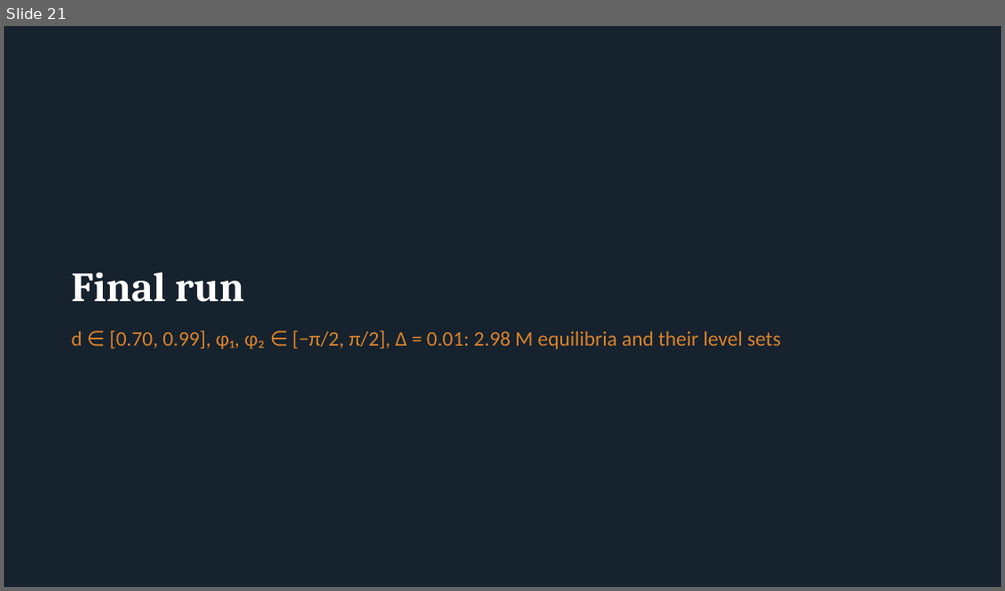
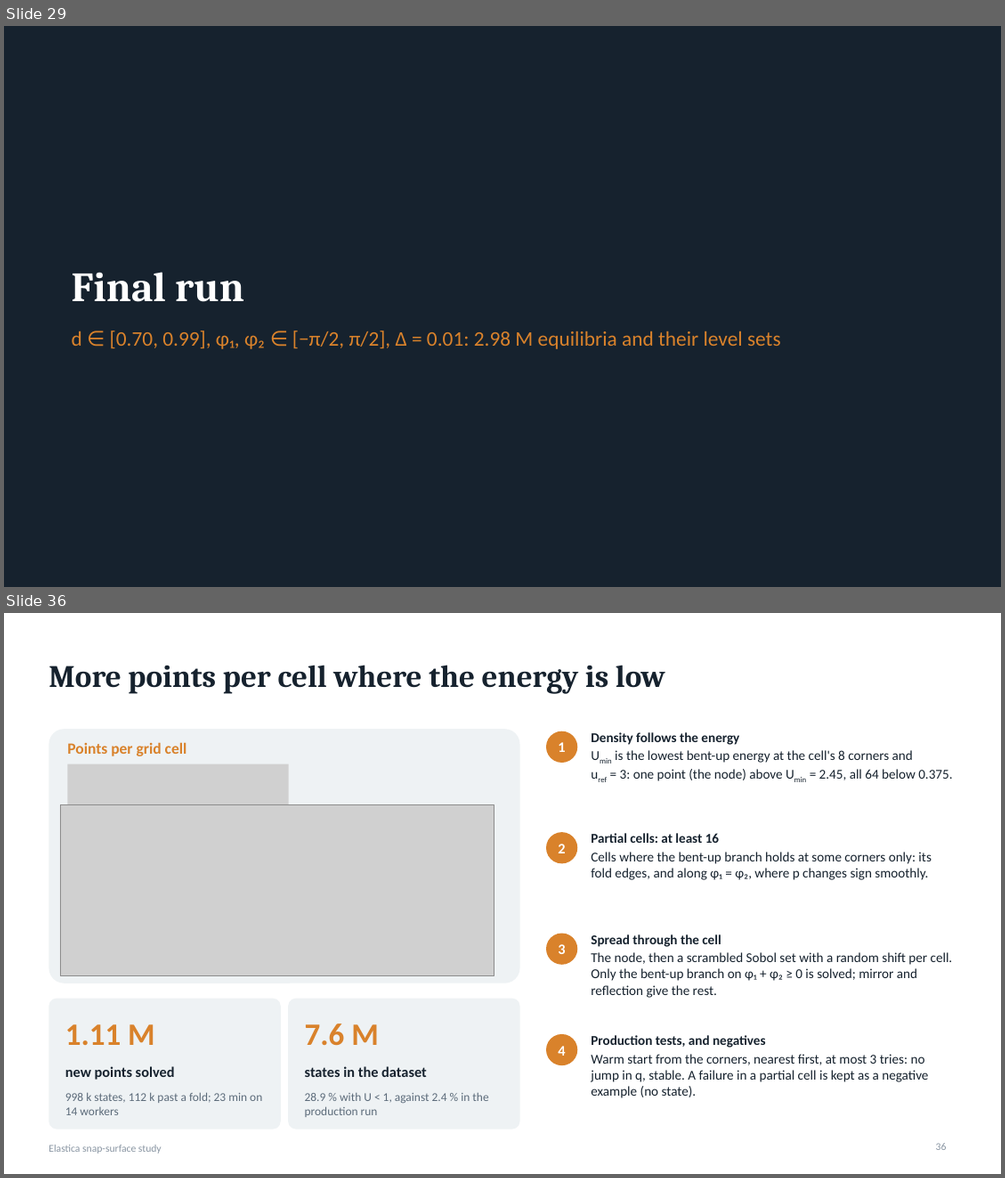
Before and after one commit to grraxx/elastica, a slide deck: presentation/elastica_snap_surface.pptx. Shown one above the other, each under a label of ours: slide 21 before the commit, slides 29 and 36 after it; the slides between them are not shown. The pictures are 1005x591 and 1005x1178 pixels, drawn with LibreOffice and Linux fonts; fonts in the diff are those of the drawing; grey boxes stand for pictures. Boxes give left, top, right and bottom in pixels: in the first picture for what was removed or moved away, otherwise in the second. Text is boxed around its words. In the diff, an @@ line names an element or a change of style, - is before the commit and + after.

```diff
--- a/presentation/elastica_snap_surface.pptx
+++ b/presentation/elastica_snap_surface.pptx
@@ slide 36 added at (x1=4, y1=613, x2=1001, y2=1174), background #FFFFFF @@
@@ title added at (x1=48, y1=665, x2=665, y2=694), 30 pt, text #16222E, bold @@
+More points per cell where the energy is low
@@ rounded rectangle added at (x1=48, y1=729, x2=520, y2=983), fill #EEF2F4 @@
@@ text added at (x1=67, y1=742, x2=187, y2=756), 15 pt, text #D9822B, bold @@
+Points per grid cell
@@ ellipse added at (x1=546, y1=731, x2=577, y2=763), fill #D9822B, 14 pt, text #FFFFFF, bold @@
+1
@@ text added at (x1=591, y1=732, x2=952, y2=781), 13 pt, text #16222E @@
+Density follows the energy
+Umin is the lowest bent-up energy at the cell's 8 corners and uref = 3: one point (the node) above Umin = 2.45, all 64 below 0.375.
@@ picture added at (x1=67, y1=764, x2=289, y2=811) @@
@@ picture added at (x1=60, y1=805, x2=494, y2=976) @@
@@ ellipse added at (x1=546, y1=832, x2=577, y2=863), fill #D9822B, 14 pt, text #FFFFFF, bold @@
+2
@@ text added at (x1=591, y1=833, x2=930, y2=880), 13 pt, text #16222E @@
+Partial cells: at least 16
+Cells where the bent-up branch holds at some corners only: its fold edges, and along φ₁ = φ₂, where p changes sign smoothly.
@@ ellipse added at (x1=546, y1=933, x2=577, y2=965), fill #D9822B, 14 pt, text #FFFFFF, bold @@
+3
@@ text added at (x1=591, y1=934, x2=953, y2=997), 13 pt, text #16222E @@
+Spread through the cell
+The node, then a scrambled Sobol set with a random shift per cell. Only the bent-up branch on φ₁ + φ₂ ≥ 0 is solved; mirror and reflection give the rest.
@@ rounded rectangle added at (x1=48, y1=998, x2=281, y2=1129), fill #EEF2F4 @@
@@ rounded rectangle added at (x1=288, y1=998, x2=520, y2=1129), fill #EEF2F4 @@
@@ text added at (x1=65, y1=1024, x2=155, y2=1045), 30 pt, text #D9822B, bold @@
+1.11 M
@@ text added at (x1=305, y1=1023, x2=379, y2=1046), 30 pt, text #D9822B, bold @@
+7.6 M
@@ ellipse added at (x1=546, y1=1034, x2=577, y2=1065), fill #D9822B, 14 pt, text #FFFFFF, bold @@
+4
@@ text added at (x1=591, y1=1035, x2=928, y2=1098), 13 pt, text #16222E @@
+Production tests, and negatives
+Warm start from the corners, nearest first, at most 3 tries: no jump in q, stable. A failure in a partial cell is kept as a negative example (no state).
@@ text added at (x1=65, y1=1066, x2=175, y2=1079), 14 pt, text #16222E, bold @@
+new points solved
@@ text added at (x1=305, y1=1066, x2=427, y2=1077), 14 pt, text #16222E, bold @@
+states in the dataset
@@ text added at (x1=65, y1=1092, x2=262, y2=1115), 11.5 pt, text #5C6B7A @@
+998 k states, 112 k past a fold; 23 min on 14 workers
@@ text added at (x1=305, y1=1092, x2=488, y2=1117), 11.5 pt, text #5C6B7A @@
+28.9 % with U < 1, against 2.4 % in the production run
@@ text added at (x1=48, y1=1144, x2=162, y2=1153), 10 pt, text #8A96A3 @@
+Elastica snap-surface study
@@ page number added at (x1=936, y1=1143, x2=947, y2=1150), 10 pt, text #8A96A3 @@
+36
@@ what was slide 21 is now slide 29 @@
```
Also in this commit, not shown: 5 slides changed, 14 other slides added, 50 other files.
